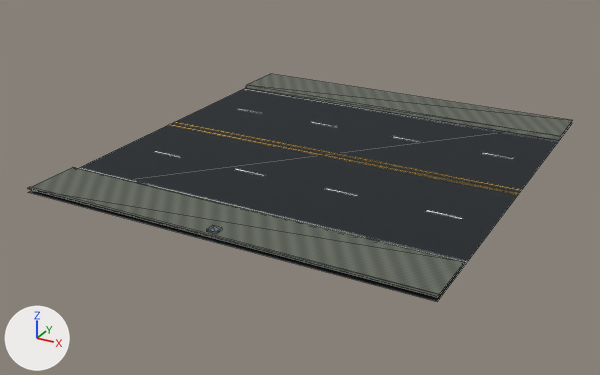
The glTF model Resource/Export/CQ04B/road_ring_4lane_16m_LOD0.glb: old version first, new version second.
Before and after are seen from a 50 mm camera at (22.5, -28.7, 12.6) aimed at (7.3, -1.1, -1.2). Lighting does not change. The marker at lower left points along +X, +Y and +Z. The first picture is the older version. Mesh edges are drawn as thin lines on the coarser meshes. Vertices at exactly the same position are counted once.

The first picture shows 'road_ring_4lane_16m__markings', 'road_ring_4lane_16m__outer_curb_and_mounts', 'road_ring_4lane_16m__surface' and 1 more.
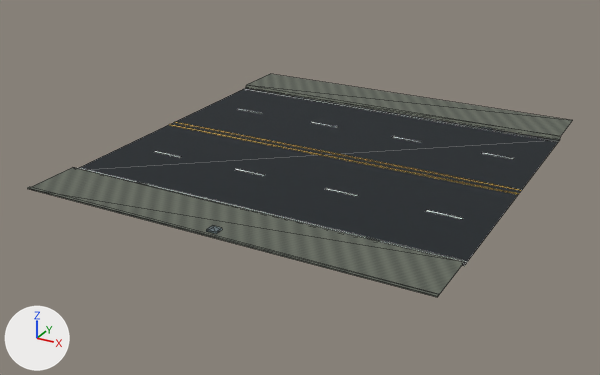
What the commit changed:
me_road_ring_4lane_16m_lod0_surface has 16 vertices, 10 faces and spans x 0.0..16.0, y -8.8..8.8, z 0.0..0.1.
me_road_ring_4lane_16m_lod0_surface is used by ob_road_ring_4lane_16m__surface; location (0.0, 0.0, 0.0).
Part 1, on me_road_ring_4lane_16m_lod0_surface:
Vertex 0 of me_road_ring_4lane_16m_lod0_surface moves from (0.0, -8.8, 0.0) at pixel (27, 192) to (0.0, -6.4, 0.0).
Vertex 1 of me_road_ring_4lane_16m_lod0_surface moves from (16.0, -8.8, 0.0) at pixel (437, 301) to (16.0, -6.4, 0.0) at pixel (464, 265).
Vertex 2 of me_road_ring_4lane_16m_lod0_surface moves from (16.0, 8.8, 0.0) at pixel (572, 123) to (16.0, 6.4, 0.0) at pixel (560, 139).
Vertex 3 of me_road_ring_4lane_16m_lod0_surface moves from (0.0, 8.8, 0.0) to (0.0, 6.4, 0.0) at pixel (246, 87).

Changed parts and their boxes (x1, y1, x2, y2) in the pictures (600 x 375 px; the box of a moved part takes in the faces that stretch with it):
'road_ring_4lane_16m__surface', reshaped: before (28, 74, 573, 302); after (28, 74, 573, 297)
part 1 of me_road_ring_4lane_16m_lod0_surface, moved or reshaped: before (29, 89, 572, 302); after (84, 89, 559, 266)
